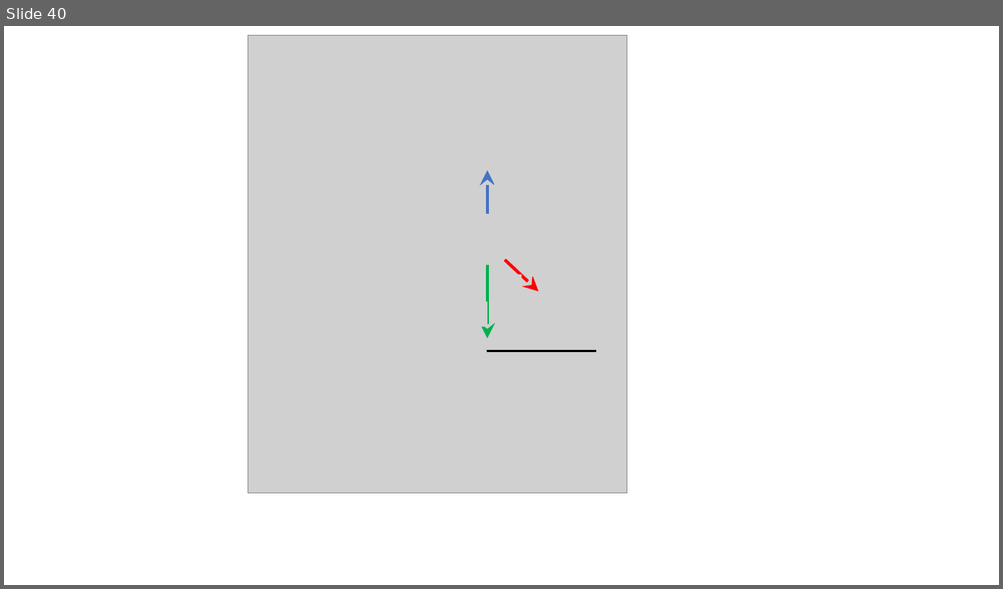
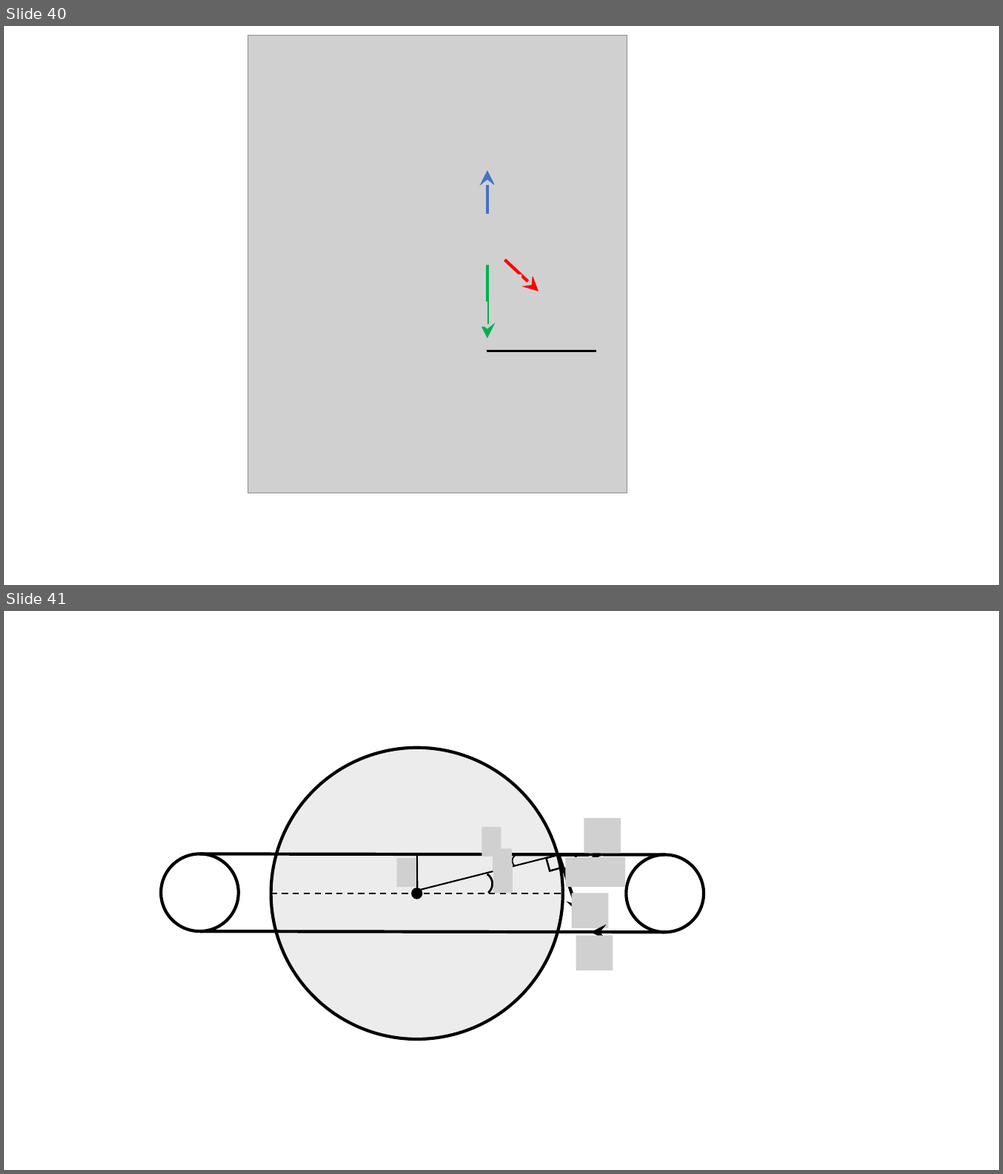
Before and after one commit to savchenko-physics/savchenko-physics.github.io, a slide deck: src/Drawings.pptx. Shown one above the other, each under a label of ours: slide 40 before the commit, slides 40 and 41 after it. The pictures are 1003x589 and 1003x1174 pixels, drawn with LibreOffice and Linux fonts; fonts in the diff are those of the drawing; grey boxes stand for pictures. Boxes give left, top, right and bottom in pixels: in the first picture for what was removed or moved away, otherwise in the second. Text is boxed around its words. In the diff, an @@ line names an element or a change of style, - is before the commit and + after.

```diff
--- a/src/Drawings.pptx
+++ b/src/Drawings.pptx
@@ slide 41 added at bbox=[4, 611, 999, 1170], background #FFFFFF @@
@@ ellipse added at bbox=[271, 748, 563, 1039], fill #D9D9D9 at 48% opacity, outline #000000 3 pt @@
@@ picture added at bbox=[481, 827, 501, 857] @@
@@ picture added at bbox=[583, 818, 620, 854] @@
@@ ellipse added at bbox=[161, 854, 239, 932], outline #000000 3 pt @@
@@ line added from (199, 854) to (665, 855), #000000 3 pt @@
@@ picture added at bbox=[492, 849, 512, 871] @@
@@ arc (boxed as its full ellipse) added at bbox=[509, 851, 528, 870], outline #000000 1.25 pt @@
@@ arc (boxed as its full ellipse) added at bbox=[551, 845, 577, 870], outline #000000 2 pt @@
@@ picture added at bbox=[397, 858, 417, 887] @@
@@ line added from (418, 888) to (417, 856), #000000 1.5 pt @@
@@ line added from (421, 890) to (558, 855), #000000 1.5 pt @@
@@ arc (boxed as its full ellipse) added at bbox=[464, 868, 497, 900], outline #000000 2 pt @@
@@ picture added at bbox=[493, 865, 513, 894] @@
@@ rectangle added at bbox=[546, 855, 562, 871], outline #000000 1.75 pt @@
@@ arrow added from (558, 855) to (578, 914), #000000 3 pt @@
@@ arrow added from (558, 855) to (603, 855), #000000 3 pt @@
@@ picture added at bbox=[565, 857, 625, 887] @@
@@ ellipse added at bbox=[626, 855, 704, 933], outline #000000 3 pt @@
@@ line added from (271, 894) to (563, 894), #000000 1.5 pt dashed @@
@@ ellipse added at bbox=[412, 889, 422, 899], fill #000000, outline #000000 1 pt @@
@@ picture added at bbox=[572, 893, 609, 928] @@
@@ line added from (199, 932) to (665, 933), #000000 3 pt @@
@@ picture added at bbox=[575, 936, 612, 971] @@
@@ arrow added from (628, 933) to (590, 933), #000000 3 pt @@
```
Also in this commit, not shown: 13 other files.
